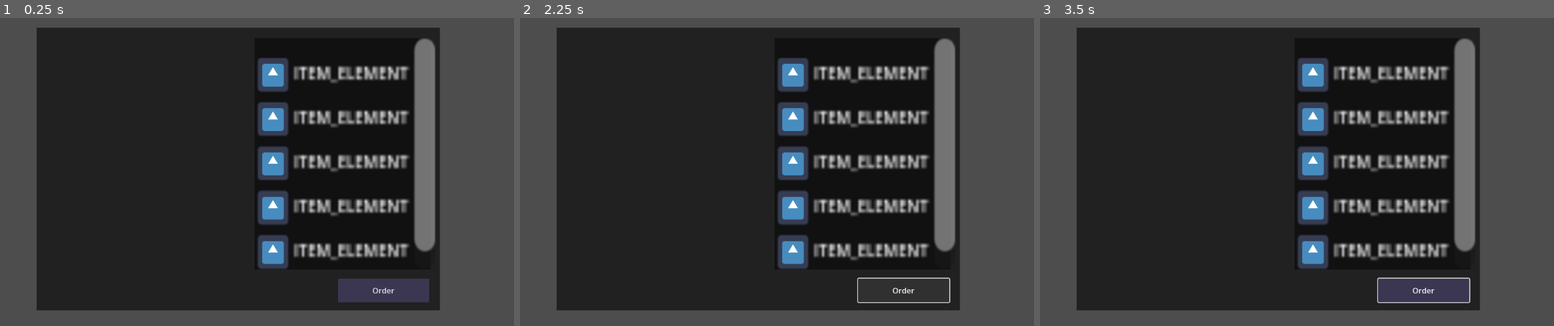
Above: before the commit, frames 1-3 (left to right).
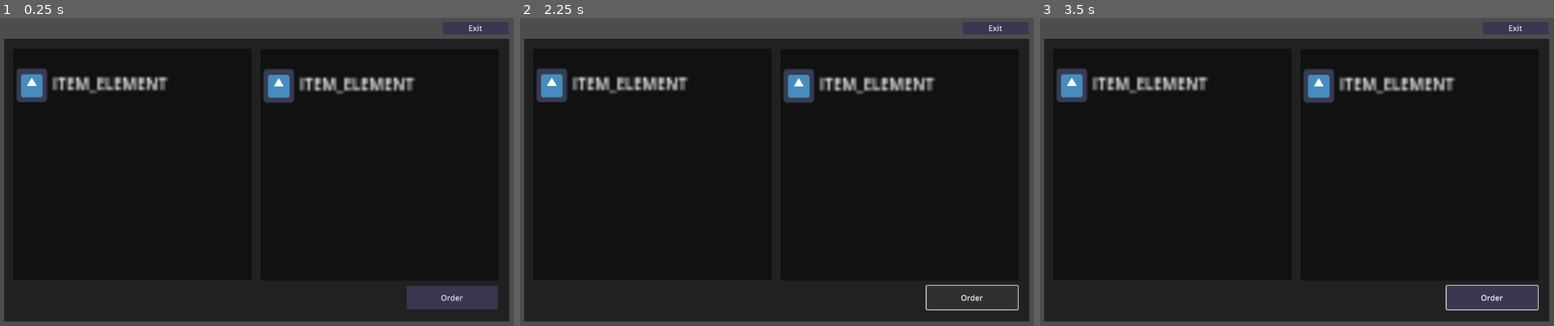
Above: after the commit, the same moments.

Repository: colorfulparadox/ASU-Capstone-TrainingGame
Game: Godot game, scene res://nodes/kitchen_node.tscn
Same seed, same stepped clock (60 frames per second), same inputs: the game is played once before the commit and once after it. The engine's default icon, where the game draws it, is replaced by a stand-in: a white triangle on a blue panel in a dark square.
Inputs (mouse positions are in pixels of both pictures, inside the frame that each line leads up to):
- Up to frame 1 (0.25 s): no input
- Up to frame 2 (2.25 s): click "Order" at 0.5 s; click (777, 54) at 1.27 s; click "Order" at 2 s
- Up to frame 3 (3.5 s): click (1297, 54) at 2.77 s

The runs differ from the first frame. In frame 1, 37% of the frame differs, in the area x 0-100%, y 2-99%; in frame 2, 37%; in frame 3, 37%.

Commit message:
added order screen buttons

Diff:
--- a/game/nodes/kitchen_node.tscn
+++ b/game/nodes/kitchen_node.tscn
@@ -21,51 +21,63 @@
 
 [node name="ColorRect" type="ColorRect" parent="."]
 layout_mode = 0
-offset_left = -428.0
-offset_top = -298.0
-offset_right = 408.0
-offset_bottom = 290.0
+offset_left = -495.0
+offset_top = -275.0
+offset_right = 552.0
+offset_bottom = 313.0
 color = Color(0, 0, 0, 0.568627)
 
-[node name="Button" type="Button" parent="ColorRect"]
+[node name="OrderButton" type="Button" parent="ColorRect"]
 layout_mode = 0
-offset_left = 625.0
-offset_top = 522.0
-offset_right = 814.0
-offset_bottom = 571.0
+offset_left = 834.0
+offset_top = 514.0
+offset_right = 1023.0
+offset_bottom = 563.0
 text = "Order"
 
-[node name="ColorRect" type="ColorRect" parent="ColorRect"]
+[node name="ExitButton" type="Button" parent="ColorRect"]
 layout_mode = 0
-offset_left = 452.0
+offset_left = 909.0
+offset_top = -35.0
+offset_right = 1045.0
+offset_bottom = -9.0
+text = "Exit"
+
+[node name="OrderList" type="ColorRect" parent="ColorRect"]
+layout_mode = 0
+offset_left = 531.0
 offset_top = 22.0
-offset_right = 519.0
+offset_right = 622.0
 offset_bottom = 95.0
 scale = Vector2(5.42851, 6.586)
 color = Color(0, 0, 0, 0.466667)
 
-[node name="ScrollContainer" type="ScrollContainer" parent="ColorRect/ColorRect"]
+[node name="ScrollContainer" type="ScrollContainer" parent="ColorRect/OrderList"]
 layout_mode = 0
-offset_right = 69.0
+offset_right = 96.0
 offset_bottom = 73.0
 
-[node name="VBoxContainer" type="VBoxContainer" parent="ColorRect/ColorRect/ScrollContainer"]
+[node name="VBoxContainer" type="VBoxContainer" parent="ColorRect/OrderList/ScrollContainer"]
 layout_mode = 2
 
-[node name="item_element" parent="ColorRect/ColorRect/ScrollContainer/VBoxContainer" instance=ExtResource("1_vjgwi")]
+[node name="item_element" parent="ColorRect/OrderList/ScrollContainer/VBoxContainer" instance=ExtResource("1_vjgwi")]
 layout_mode = 2
 
-[node name="item_element2" parent="ColorRect/ColorRect/ScrollContainer/VBoxContainer" instance=ExtResource("1_vjgwi")]
+[node name="Menu" type="ColorRect" parent="ColorRect"]
+offset_left = 19.0
+offset_top = 21.0
+offset_right = 110.0
+offset_bottom = 94.0
+scale = Vector2(5.42851, 6.586)
+color = Color(0, 0, 0, 0.466667)
+
+[node name="ScrollContainer" type="ScrollContainer" parent="ColorRect/Menu"]
+layout_mode = 0
+offset_right = 96.0
+offset_bottom = 73.0
+
+[node name="VBoxContainer" type="VBoxContainer" parent="ColorRect/Menu/ScrollContainer"]
 layout_mode = 2
 
-[node name="item_element3" parent="ColorRect/ColorRect/ScrollContainer/VBoxContainer" instance=ExtResource("1_vjgwi")]
+[node name="item_element" parent="ColorRect/Menu/ScrollContainer/VBoxContainer" instance=ExtResource("1_vjgwi")]
 layout_mode = 2
-
-[node name="item_element4" parent="ColorRect/ColorRect/ScrollContainer/VBoxContainer" instance=ExtResource("1_vjgwi")]
-layout_mode = 2
-
-[node name="item_element5" parent="ColorRect/ColorRect/ScrollContainer/VBoxContainer" instance=ExtResource("1_vjgwi")]
-layout_mode = 2
-
-[node name="item_element6" parent="ColorRect/ColorRect/ScrollContainer/VBoxContainer" instance=ExtResource("1_vjgwi")]
-layout_mode = 2
